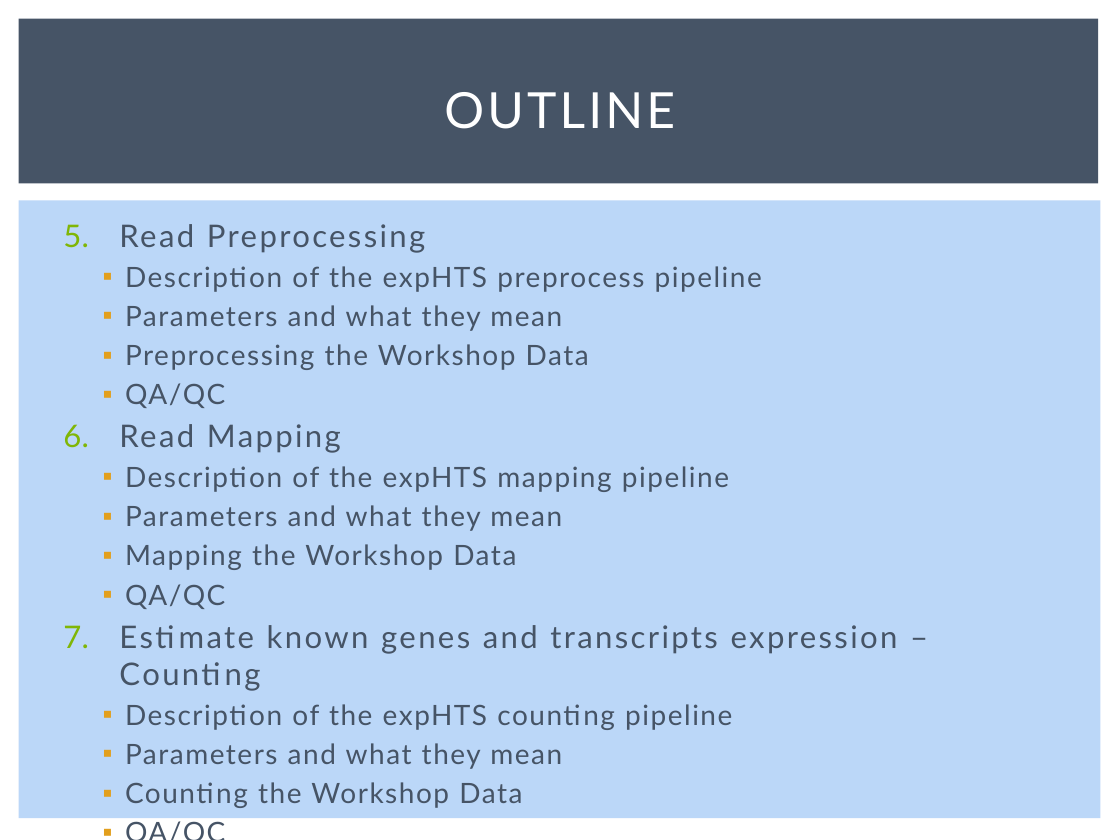
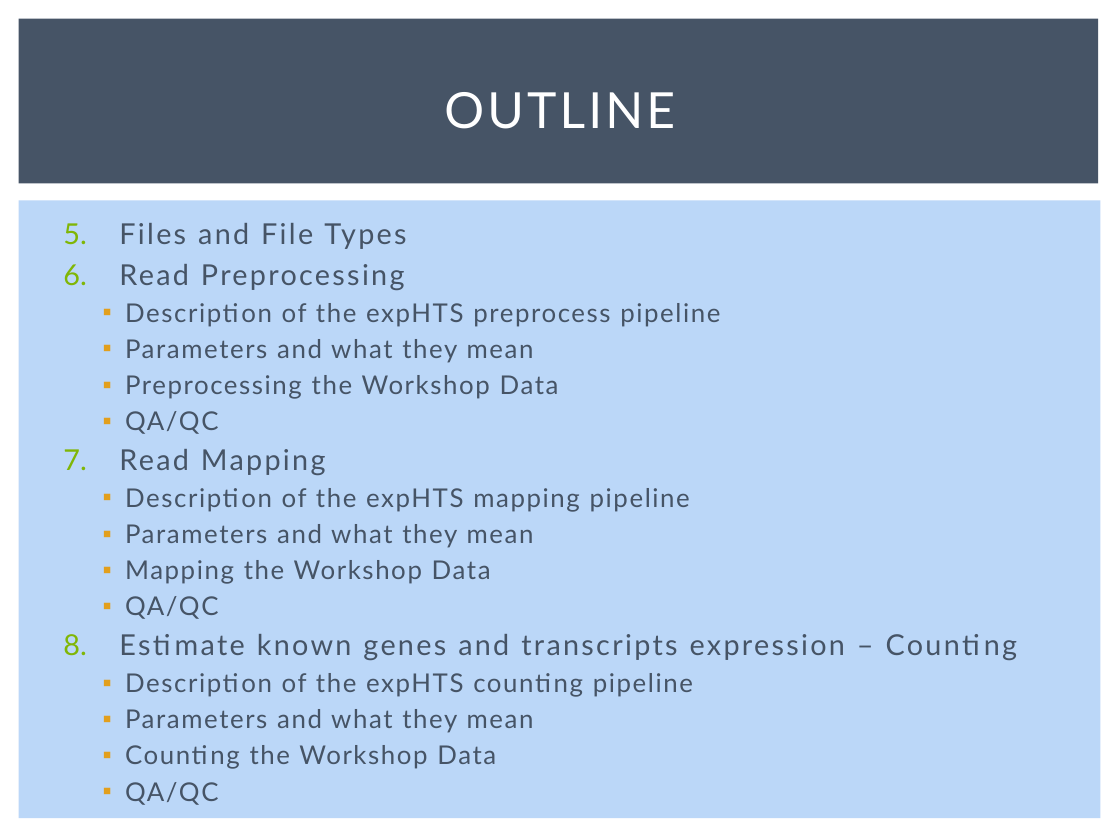
Before and after one commit to msettles/Workshop_RNAseq, a slide deck: slide 3 of powerpoints/RNA-seq-Piracicaba2015.pptx. Drawn at 1120x840 pixels with LibreOffice and Linux fonts; fonts in the diff are those of the drawing. Boxes give left, top, right and bottom in pixels: in the first picture for what was removed or moved away, otherwise in the second. Text is boxed around its words. In the diff, an @@ line names an element or a change of style, - is before the commit and + after.

```diff
--- a/powerpoints/RNA-seq-Piracicaba2015.pptx
+++ b/powerpoints/RNA-seq-Piracicaba2015.pptx
@@ text at [119,223,406,249]: paragraph added @@
+5. Files and File Types
@@ text at [119,264,845,805]: size 20 to 18.5 pt in "Read Preprocessing", "Read Mapping", "Estimate known genes and transcripts expression – ..."; size 18 to 16.6 pt in "Description of the expHTS preprocess pipeline", "Parameters and what they mean", "Preprocessing the Workshop Data", "QA/QC" and 8 more places @@
```
Also in this commit, not shown: 6 other slides changed, 22 slides added, 8 other files.
